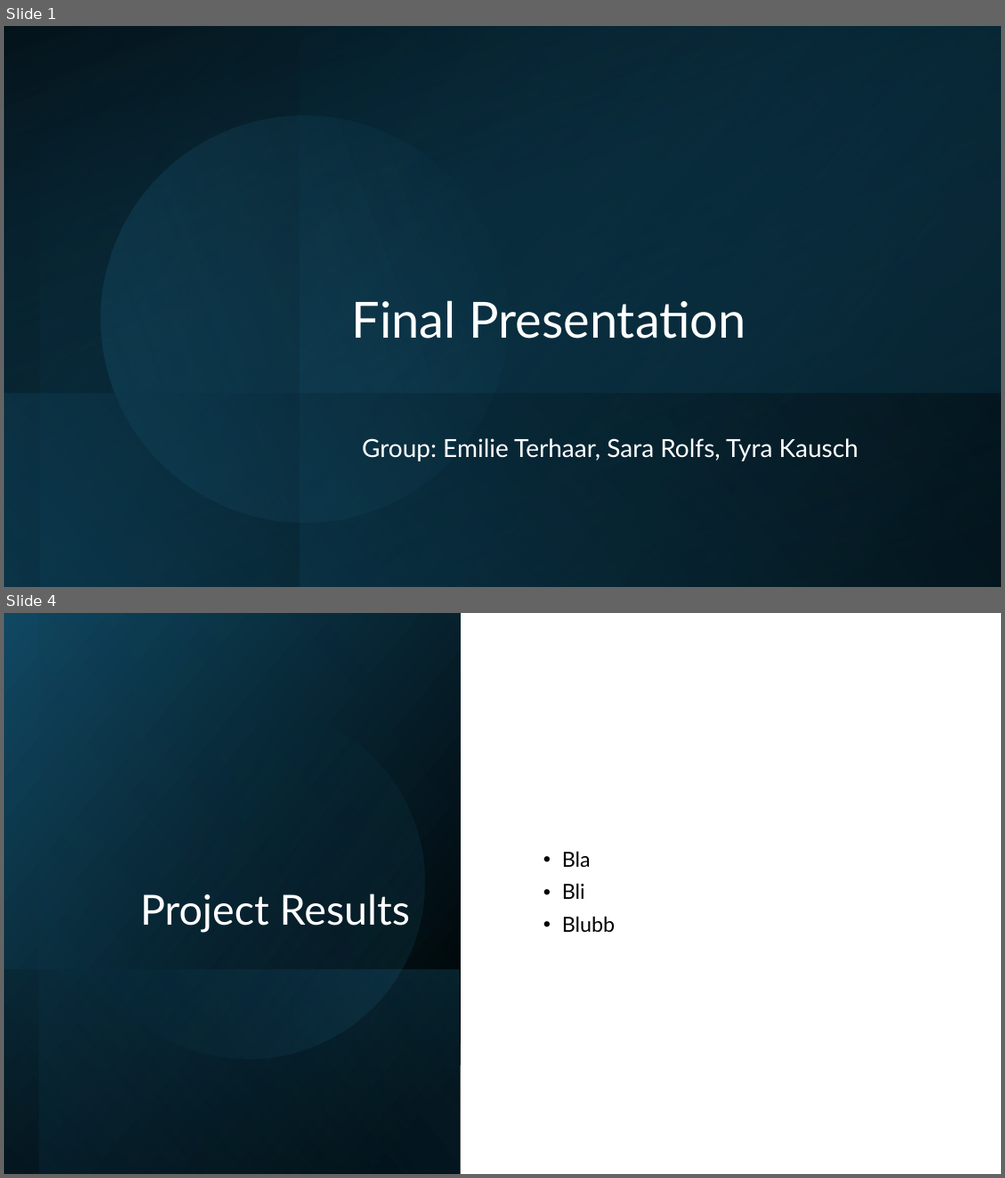
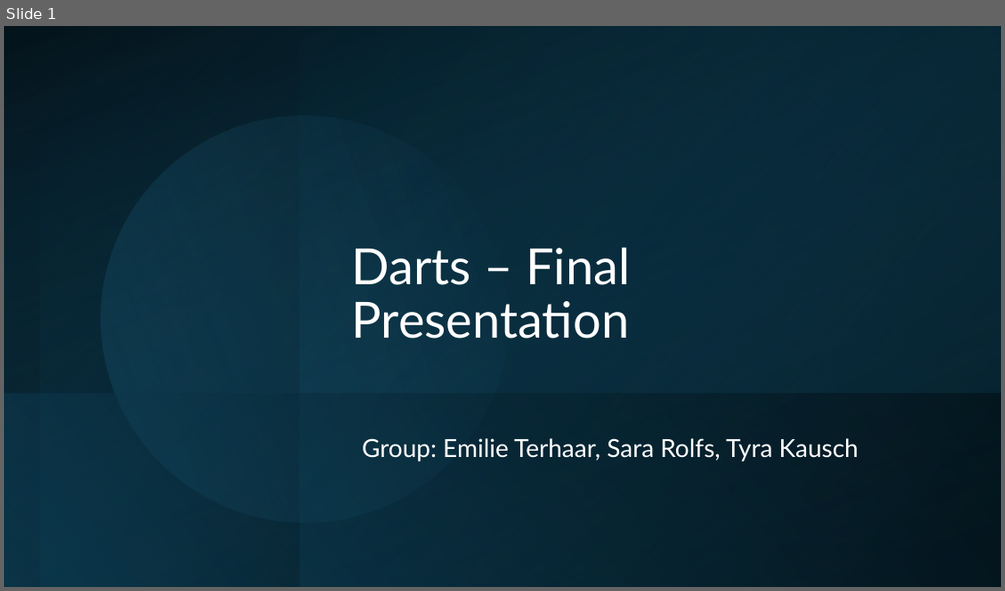
Before and after one commit to EmilieTr/darts_data_science_project, a slide deck: Presentations/DS_Project_Week-4.pptx. Shown one above the other, each under a label of ours: slides 1 and 4 before the commit, slide 1 after it; the slides between them are not shown. The pictures are 1005x1178 and 1005x591 pixels, drawn with LibreOffice and Linux fonts; fonts in the diff are those of the drawing. Boxes give left, top, right and bottom in pixels: in the first picture for what was removed or moved away, otherwise in the second. Text is boxed around its words. In the diff, an @@ line names an element or a change of style, - is before the commit and + after.

```diff
--- a/Presentations/DS_Project_Week-4.pptx
+++ b/Presentations/DS_Project_Week-4.pptx
@@ slide 4 removed at <box>4,613,1001,1174</box>, background #FFFFFF @@
@@ rectangle removed at <box>4,613,461,1174</box> @@
@@ rectangle removed at <box>40,613,461,1174</box> @@
@@ ellipse removed at <box>40,674,456,1090</box> @@
@@ text removed at <box>562,851,615,933</box> @@
-• Bla
-• Bli
-• Blubb
@@ title removed at <box>140,893,410,933</box> @@
-Project Results
@@ rectangle removed at <box>4,969,460,1174</box> @@
@@ slide 1 changed as well @@
@@ title at <box>352,247,630,338</box>: text changed @@
-Final Presentation
+Darts – Final Presentation
```
Also in this commit, not shown: 3 other slides changed, 1 other file.
